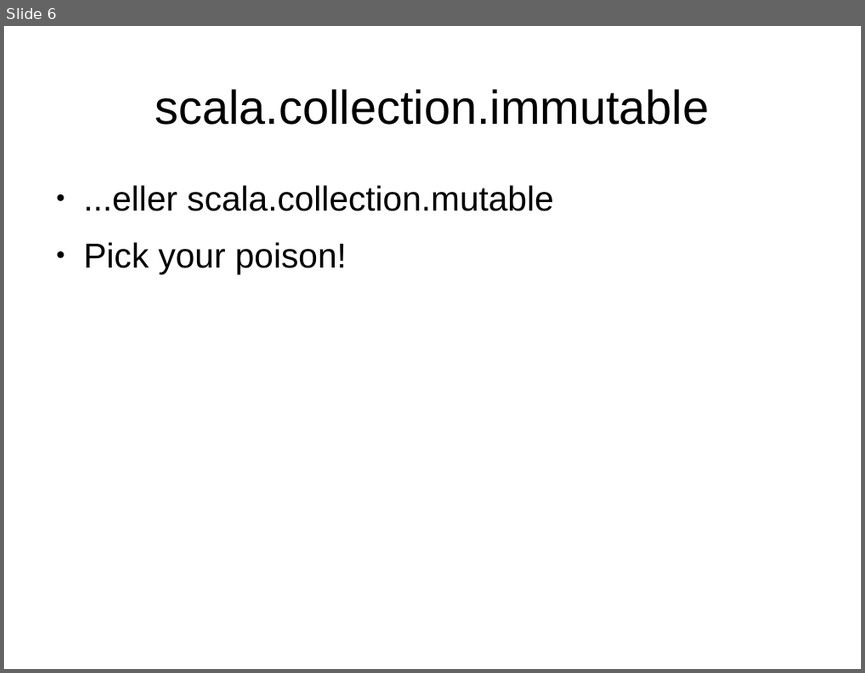
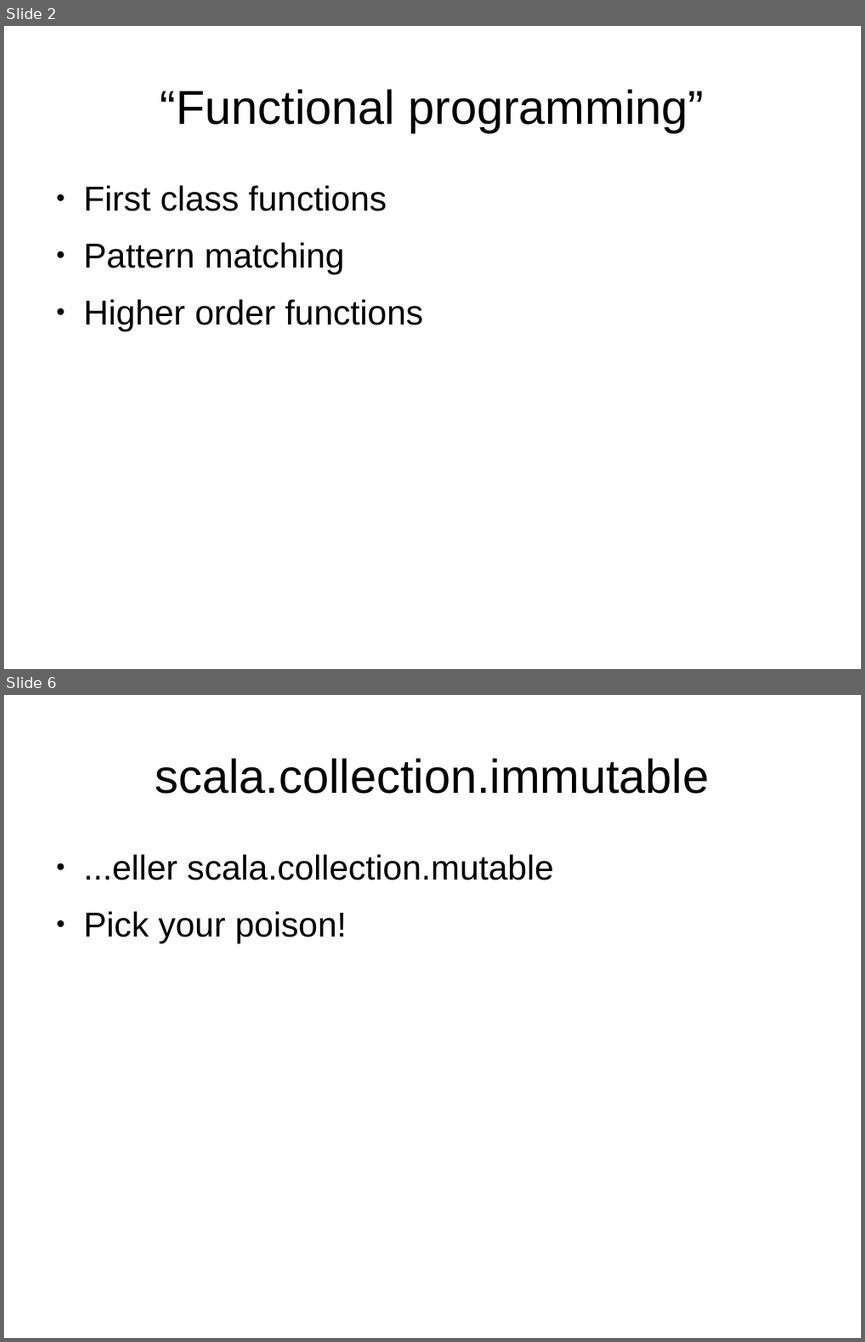
Before and after one commit to javaBin/scala-training-slides, a slide deck: 1.7 - funksjonell_programmering.odp. Shown one above the other, each under a label of ours: slide 6 before the commit, slides 2 and 6 after it; the slides between them are not shown. The pictures are 865x673 and 865x1342 pixels, drawn with LibreOffice and Linux fonts; fonts in the diff are those of the drawing; background and template pictures are left out. Boxes give left, top, right and bottom in pixels: in the first picture for what was removed or moved away, otherwise in the second. Text is boxed around its words. In the diff, an @@ line names an element or a change of style, - is before the commit and + after.

```diff
--- a/1.7 - funksjonell_programmering.odp
+++ b/1.7 - funksjonell_programmering.odp
@@ slide 2 added at bbox=[4, 26, 861, 669], background #FFFFFF @@
@@ title added at bbox=[160, 89, 704, 132], 44 pt, text #000000 @@
+“Functional programming”
@@ text added at bbox=[84, 185, 424, 330], 32 pt, text #000000 @@
+● First class functions
+● Pattern matching
+● Higher order functions
```
Also in this commit, not shown: 3 slides changed, 3 other slides added, 4 slides removed.
